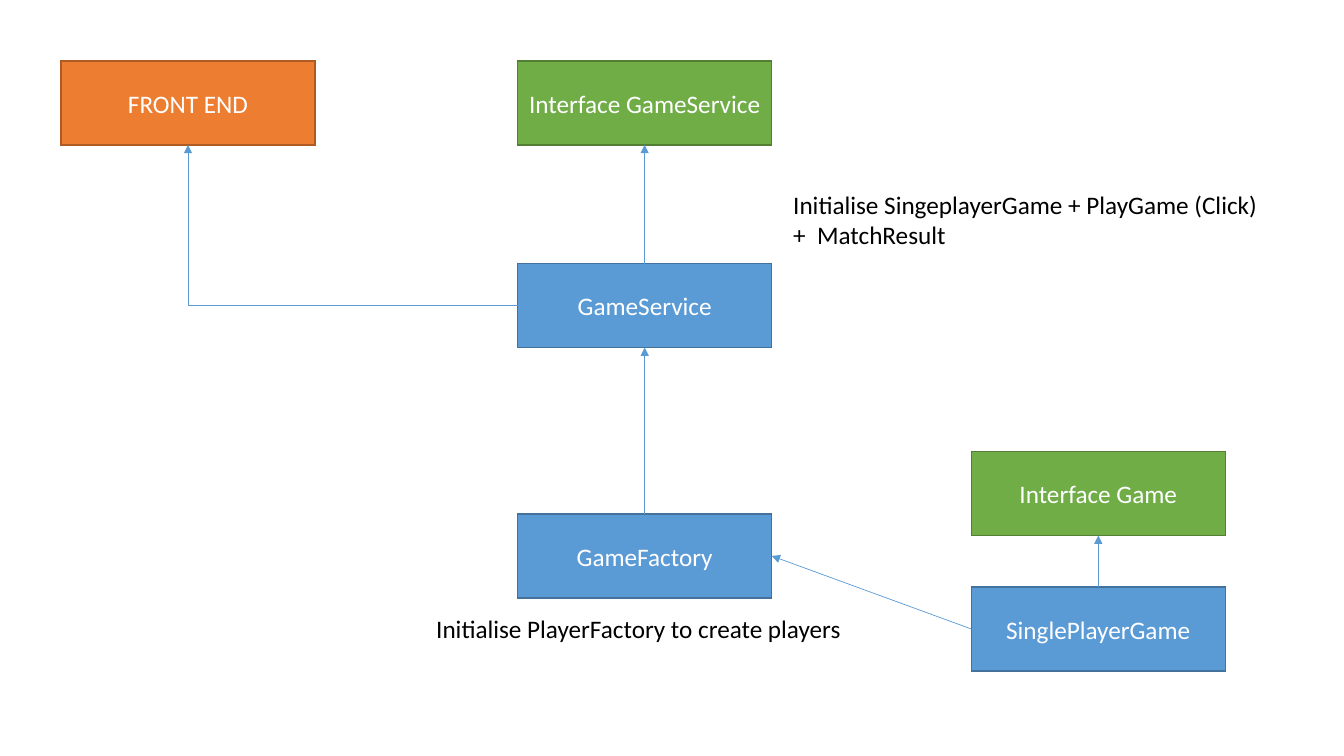
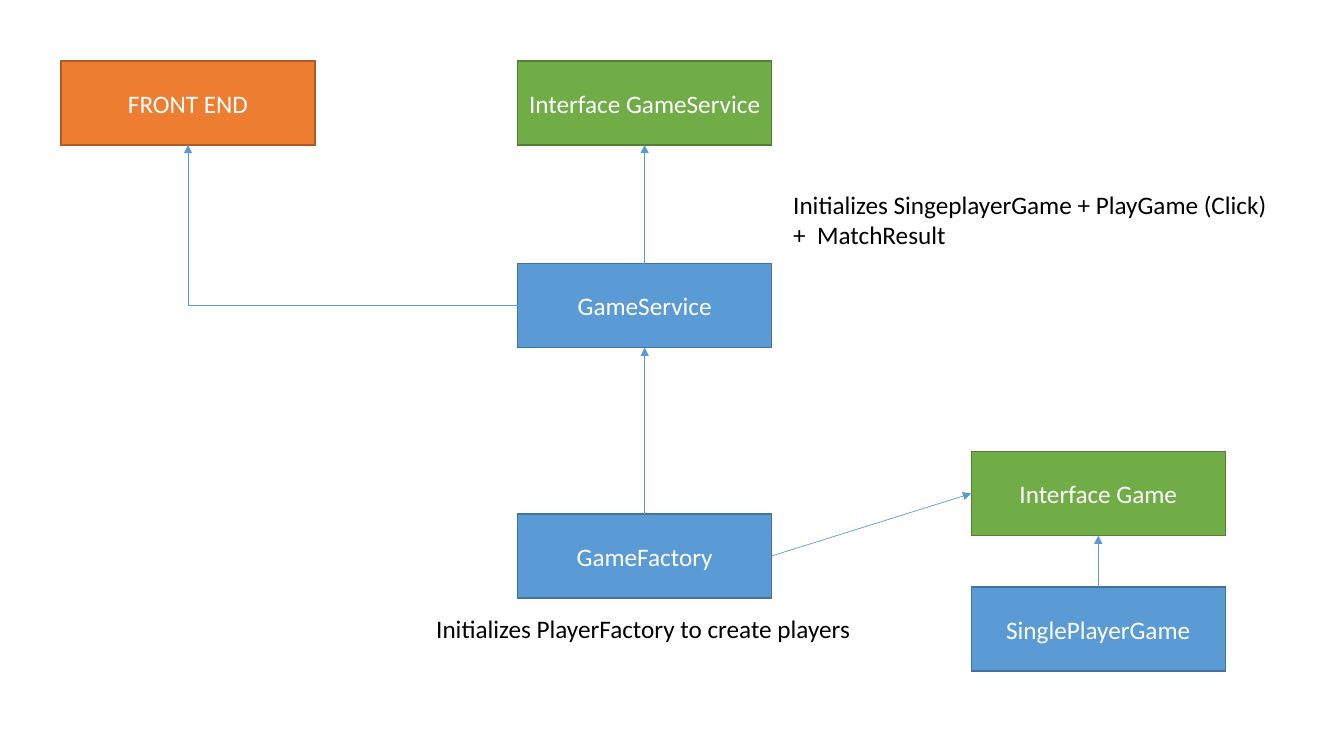
Before and after one commit to VanausloosThomas/RockPaperScissors, a slide deck: slide 2 of RockPaperScissors/RockPaperScissors/presentation/DEMO.pptx. Drawn at 1344x756 pixels with LibreOffice and Linux fonts; fonts in the diff are those of the drawing. Boxes give left, top, right and bottom in pixels: in the first picture for what was removed or moved away, otherwise in the second. Text is boxed around its words. In the diff, an @@ line names an element or a change of style, - is before the commit and + after.

Commit message:
fixed presentation

```diff
--- a/RockPaperScissors/RockPaperScissors/presentation/DEMO.pptx
+++ b/RockPaperScissors/RockPaperScissors/presentation/DEMO.pptx
@@ text at bbox=[793, 196, 1266, 245]: text changed @@
-Initialise SingeplayerGame + PlayGame (Click) + MatchResult
+Initializes SingeplayerGame + PlayGame (Click) + MatchResult
@@ arrow moved from (972, 629) - (772, 557) to (772, 557) - (972, 494) @@
@@ text at bbox=[436, 620, 849, 642]: text changed @@
-Initialise PlayerFactory to create players
+Initializes PlayerFactory to create players
```
Also in this commit, not shown: 1 other slide changed.
